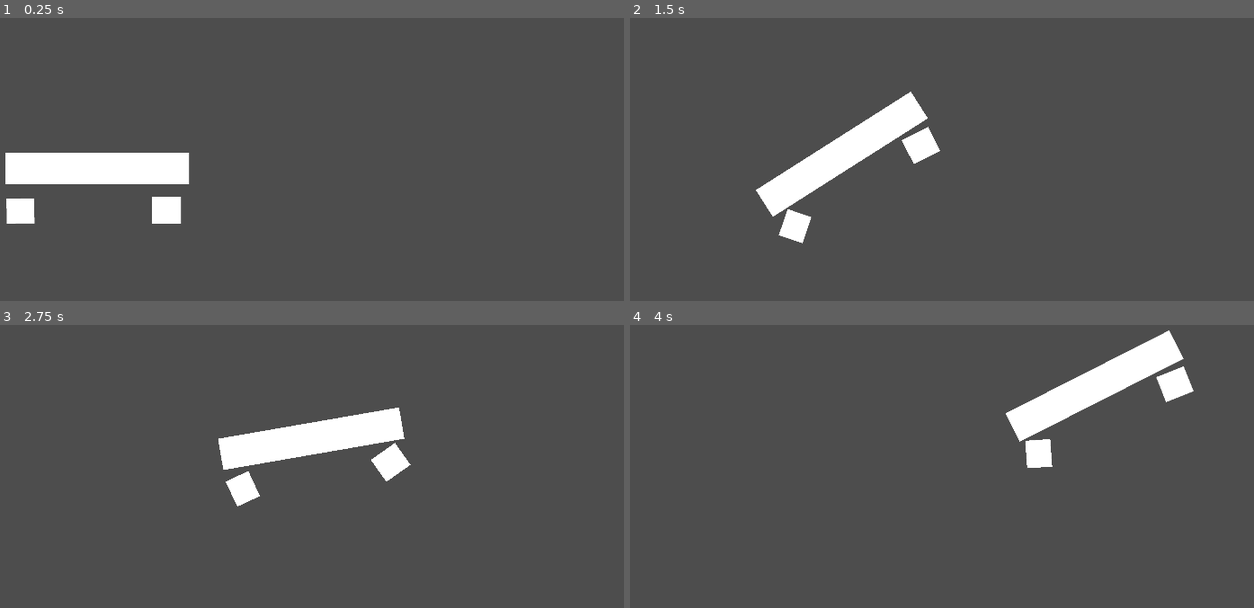
Above: before the commit, frames 1-4 (two rows, left to right).
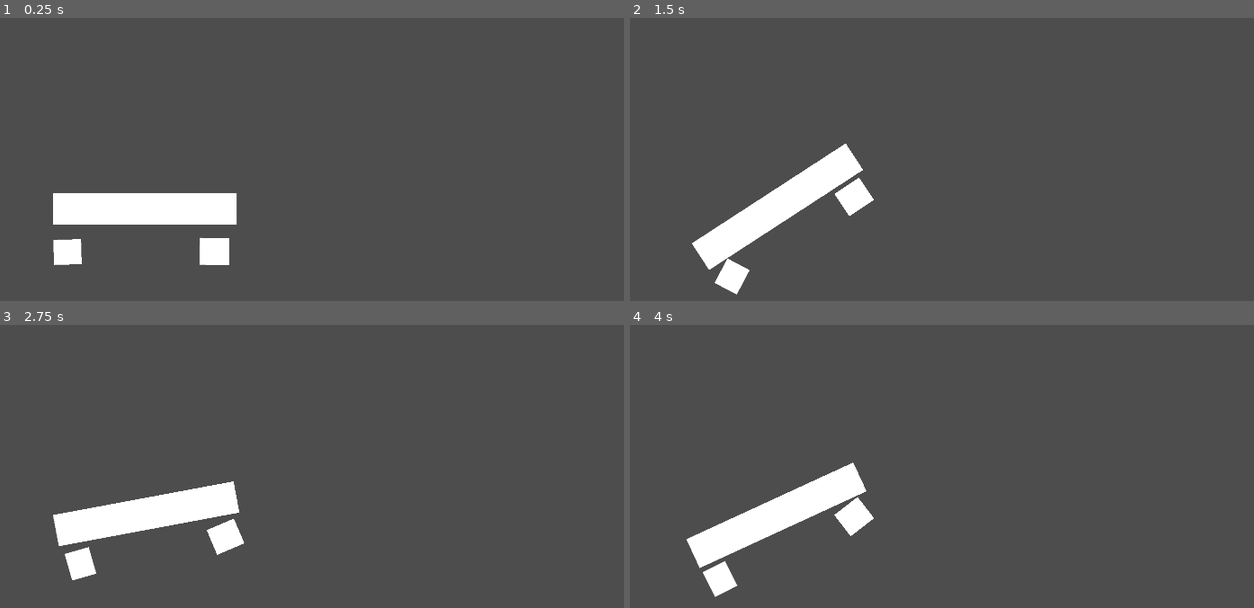
Above: after the commit, the same moments.

Repository: super-Colin/Hill-Drivers-Godot
Game: Godot game, scene res://game.tscn
Two runs of this game, one before a commit and one after it. Both use one fixed random seed, a clock stepped at 60 frames per second and the inputs below. The engine's default icon, where the game draws it, is replaced by a stand-in: a white triangle on a blue panel in a dark square.
Inputs:
- Up to frame 1 (0.25 s): no input
- Up to frame 2 (1.5 s): hold Space (Forward) 0.53-1.28 s; hold Shift (Reverse) from 1.28 s (still down)
- Up to frame 3 (2.75 s): release Shift (Reverse) at 2.03 s; hold Space (Forward) from 2.03 s (still down)
- Up to frame 4 (4 s): release Space (Forward) at 3.53 s; hold Shift (Reverse) from 3.53 s (still down)

The runs differ from the first frame. In frame 1, 7.4% of the frame differs, in the area x 0-38%, y 47-88%; in frame 2, 5.7%; in frame 3, 8.2%; in frame 4, 8.4%, in the area x 9-91%, y 1-97%.

Commit message:
camera can follow car movement

Diff:
--- a/Car.gd
+++ b/Car.gd
@@ -1,5 +1,8 @@
-extends Skeleton2D
+extends Node2D
+#extends Skeleton2D
+#extends RigidBody2D
 
+var bodyPosition = Vector2.ZERO
 # --- Car settings (Upgradable) ---
 var width = 6
 var suspentionHeight = 4
@@ -28,7 +31,7 @@
 
 func _ready():
 	#$'.'.custom_integrator  = true
-	$'.'.can_sleep = false # This is the player after all...
+	#$'.'.can_sleep = false # This is the player after all...
 	%Body.can_sleep = false # This is the player after all...
 	%FrontTire.can_sleep = false # This is the player after all...
 	%BackTire.can_sleep = false # This is the player after all...
@@ -36,14 +39,15 @@
 
 # Called every frame. 'delta' is the elapsed time since the previous frame.
 func _process(_delta):
+	#print($'Body'.global_position)
+	bodyPosition = $'Body'.global_position
 	pass
 
 
 func _physics_process(_delta):
-	#print(_delta)
+	#print($'.'.state)
 	#_integrate_forces($'.'.state)
 	if Input.is_action_pressed("Forward"):
-		print("going forward")
 		%FrontTire.apply_torque(getEngineInput())
 		%BackTire.apply_torque(getEngineInput())
 	else: if Input.is_action_pressed("Reverse"):
--- a/car.tscn
+++ b/car.tscn
@@ -12,7 +12,7 @@
 [sub_resource type="CircleShape2D" id="CircleShape2D_fl6mm"]
 radius = 49.0408
 
-[node name="Car" type="Skeleton2D"]
+[node name="Car" type="Node2D"]
 script = ExtResource("1_ygs4g")
 
 [node name="Icon" type="Sprite2D" parent="."]
@@ -99,7 +99,6 @@
 node_b = NodePath("../BackTire")
 length = 200.0
 rest_length = 180.0
-stiffness = 64.0
 
 [node name="SuspensionMiddleFront2" type="DampedSpringJoint2D" parent="."]
 position = Vector2(8, 37)
@@ -117,7 +116,6 @@
 node_b = NodePath("../FrontTire")
 length = 200.0
 rest_length = 180.0
-stiffness = 64.0
 
 [node name="SuspensionFront" type="DampedSpringJoint2D" parent="."]
 position = Vector2(180, 40)
--- a/game.gd
+++ b/game.gd
@@ -1,5 +1,6 @@
 extends Node2D
 
+var cameraOffset = Vector2(500,-100)
 
 # Called when the node enters the scene tree for the first time.
 func _ready():
@@ -8,6 +9,10 @@
 
 # Called every frame. 'delta' is the elapsed time since the previous frame.
 func _process(_delta):
+	$Camera2D.position = $Car.bodyPosition + cameraOffset
+	#print($Camera2D.position)
+	#print($'Car'.global_position)
+	#print($Car.bodyPosition )
 	pass
 
 
--- a/game.tscn
+++ b/game.tscn
@@ -46,7 +46,10 @@
 
 [node name="CollisionShape2D" type="CollisionPolygon2D" parent="StaticBody2D3"]
 position = Vector2(-930, 11)
-polygon = PackedVector2Array(863, 646, 831, 651, 805, 663, 7 …(127 unchanged characters)…  746, 2482, 780, 3077, 819, 3355, 502, 3164, 40, 2937, 116, 2871, 286, 2774, 371, 2673, …(264 unchanged characters)…
+polygon = PackedVector2Array(863, 646, 831, 651, 805, 663, 7 …(127 unchanged characters)…  746, 2482, 780, 3077, 819, 3355, 502, 3549, 1, 3263, -138, 3011, -96, 2937, 116, 2871, 286, 2774, 371, 2673, …(264 unchanged characters)…
 
 [node name="Car" parent="." instance=ExtResource("2_axb3p")]
 position = Vector2(333, 486)
+
+[node name="Camera2D" type="Camera2D" parent="."]
+position = Vector2(956, 536)
